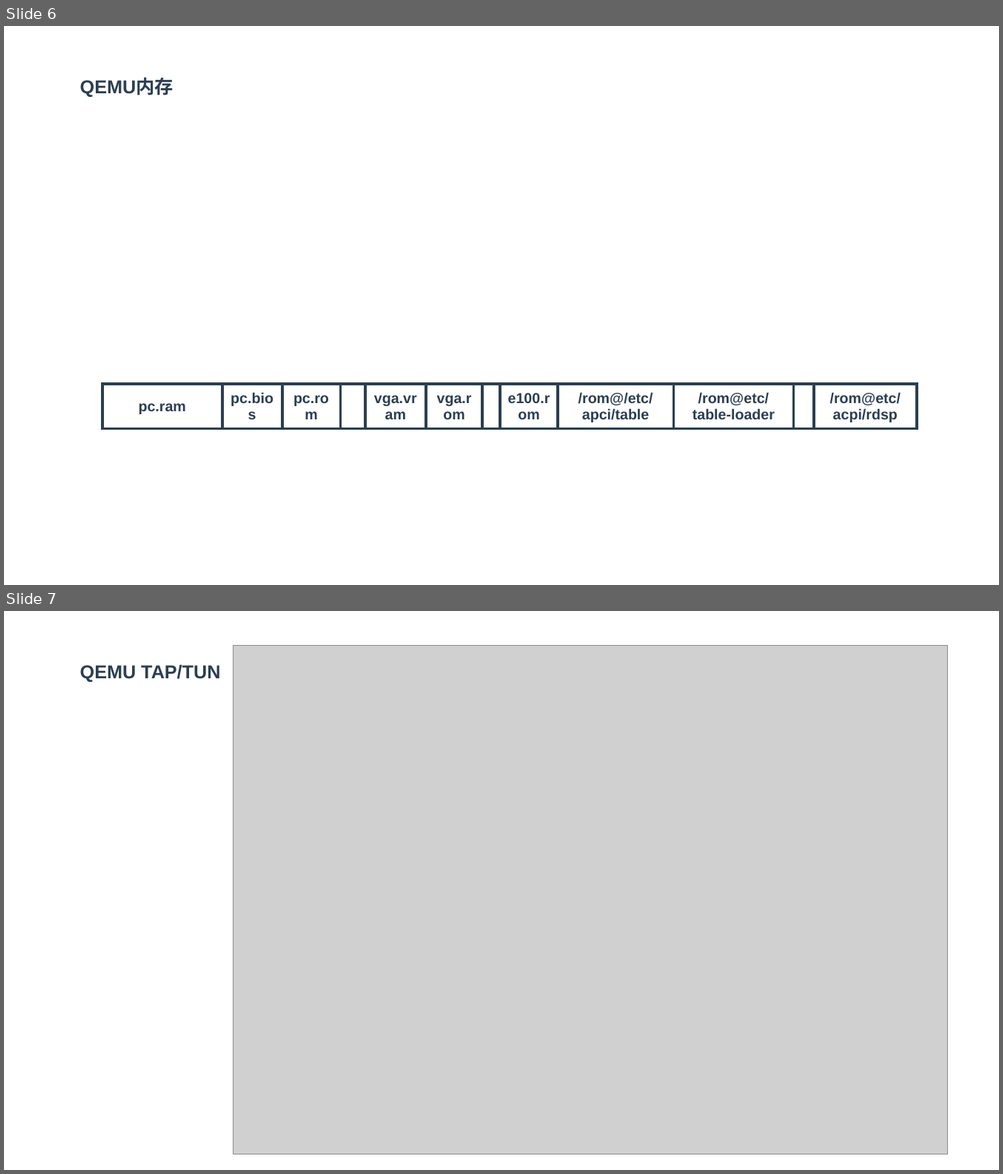
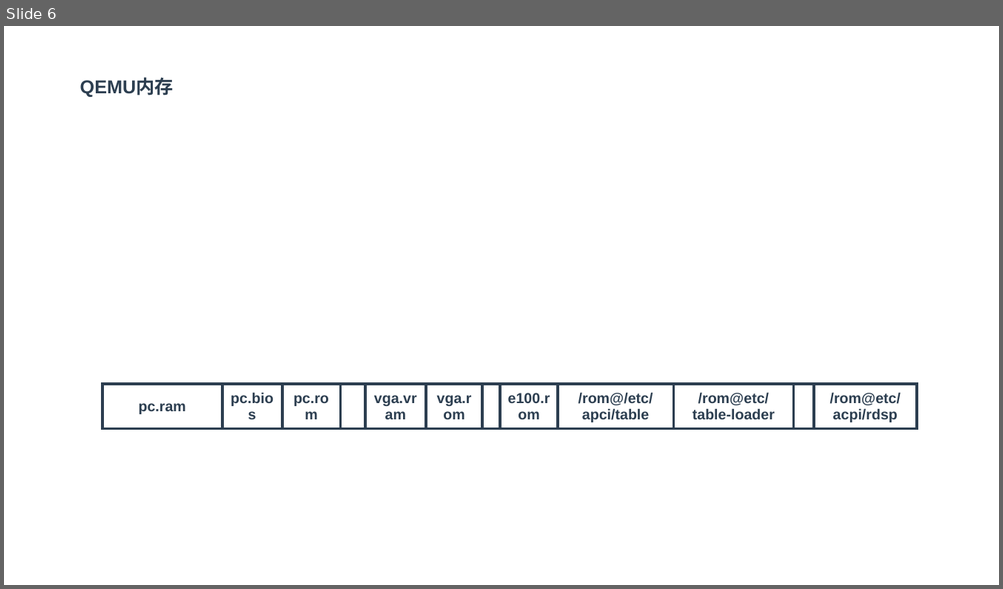
Before and after one commit to zaiqiang-dong/zaiqiang, a slide deck: picture/qemu/qemu.pptx. Shown one above the other, each under a label of ours: slides 6 and 7 before the commit, slide 6 after it. The pictures are 1003x1174 and 1003x589 pixels, drawn with LibreOffice and Linux fonts; fonts in the diff are those of the drawing; grey boxes stand for pictures. Boxes give left, top, right and bottom in pixels: in the first picture for what was removed or moved away, otherwise in the second. Text is boxed around its words. In the diff, an @@ line names an element or a change of style, - is before the commit and + after.

```diff
--- a/picture/qemu/qemu.pptx
+++ b/picture/qemu/qemu.pptx
@@ slide 7 removed at box(4, 611, 999, 1170), background #FFFFFF @@
@@ picture removed at box(234, 645, 948, 1154) @@
@@ text removed at box(80, 664, 220, 682) @@
-QEMU TAP/TUN
```
Also in this commit, not shown: 2 slides added, 1 other slide removed, 5 other files.
